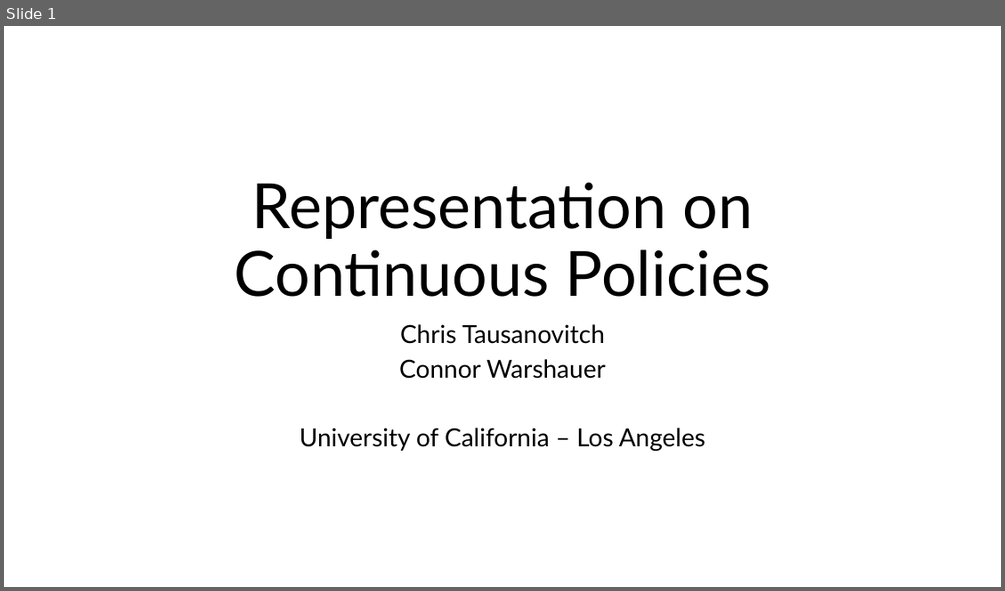
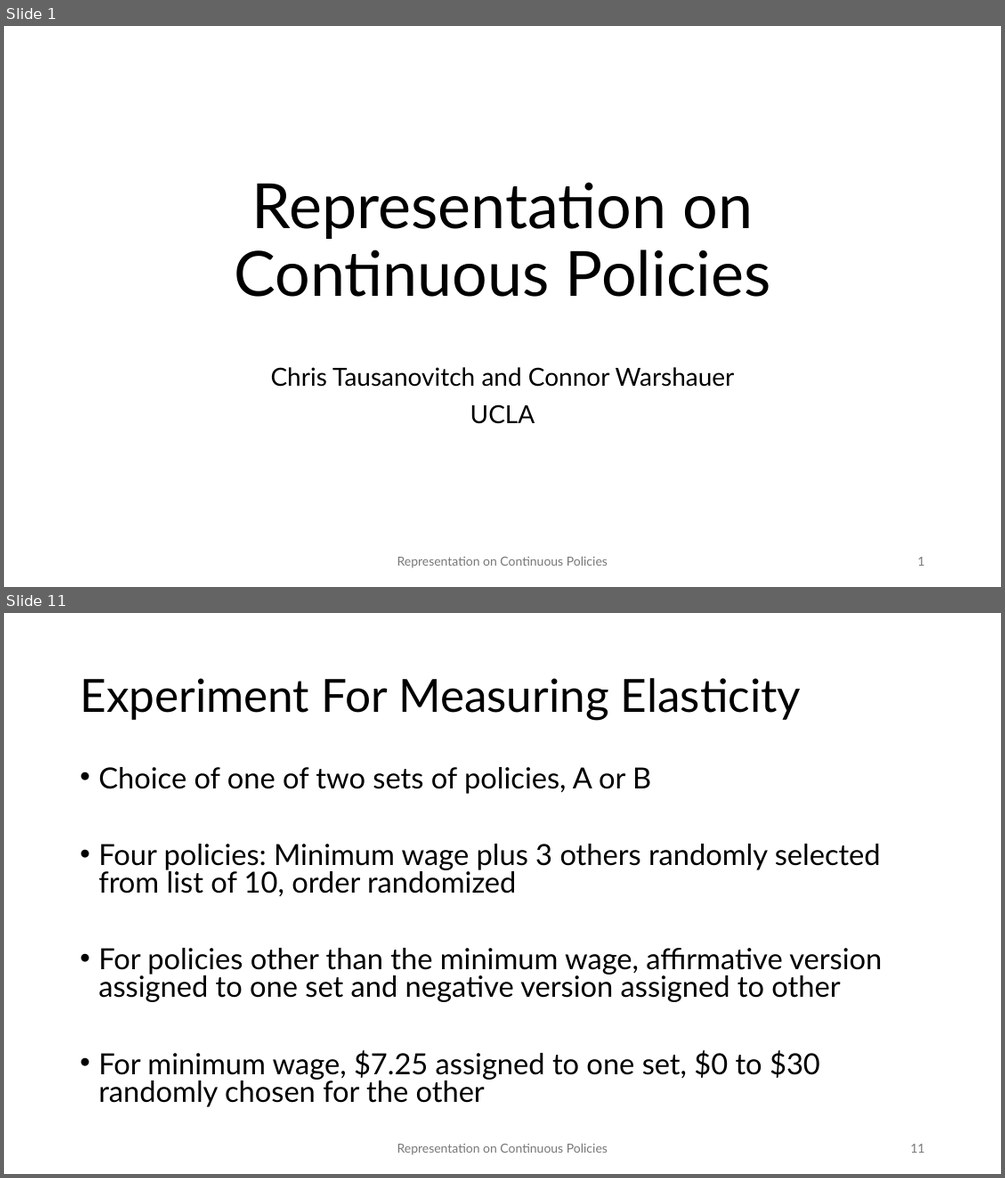
Before and after one commit to ctausanovitch/ctausanovitch.github.io, a slide deck: minwage.pptx. Shown one above the other, each under a label of ours: slide 1 before the commit, slides 1 and 11 after it; the slides between them are not shown. The pictures are 1005x591 and 1005x1178 pixels, drawn with LibreOffice and Linux fonts; fonts in the diff are those of the drawing. Boxes give left, top, right and bottom in pixels: in the first picture for what was removed or moved away, otherwise in the second. Text is boxed around its words. In the diff, an @@ line names an element or a change of style, - is before the commit and + after.

```diff
--- a/minwage.pptx
+++ b/minwage.pptx
@@ slide 11 added at [4, 613, 1001, 1174], background #FFFFFF @@
@@ title added at [80, 678, 801, 720], 44 pt, text #000000 @@
+Experiment For Measuring Elasticity
@@ text added at [98, 767, 882, 1107], 28 pt, text #000000 @@
+• Choice of one of two sets of policies, A or B
+• Four policies: Minimum wage plus 3 others randomly selected from list of 10, order randomized
+• For policies other than the minimum wage, affirmative version assigned to one set and negative version assigned to other
+• For minimum wage, $7.25 assigned to one set, $0 to $30 randomly chosen for the other
@@ text added at [397, 1143, 607, 1155], 12 pt, text #797979 @@
+Representation on Continuous Policies
@@ page number added at [910, 1143, 924, 1152], 12 pt, text #797979 @@
+11
@@ slide 1 changed as well @@
@@ subtitle at [271, 367, 735, 424]: text changed @@
-Chris Tausanovitch
-Connor Warshauer
-University of California – Los Angeles
+Chris Tausanovitch and Connor Warshauer
+UCLA
@@ text added at [397, 556, 607, 568], 12 pt, text #797979 @@
+Representation on Continuous Policies
@@ page number added at [917, 556, 924, 565], 12 pt, text #797979 @@
+1
```
Also in this commit, not shown: 1 other slide changed, 35 other slides added, 17 slides removed, 1 other file.
